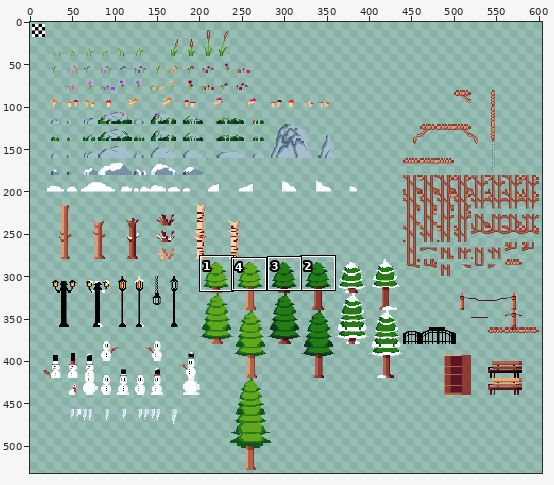
Edited in one commit: sprite sheet (Goose with a Scarf/tilesets/tlsDeco16/output_tileset.png). The picture above shows the old version from afar; the outline marks the close-up.
Close-up. Before:
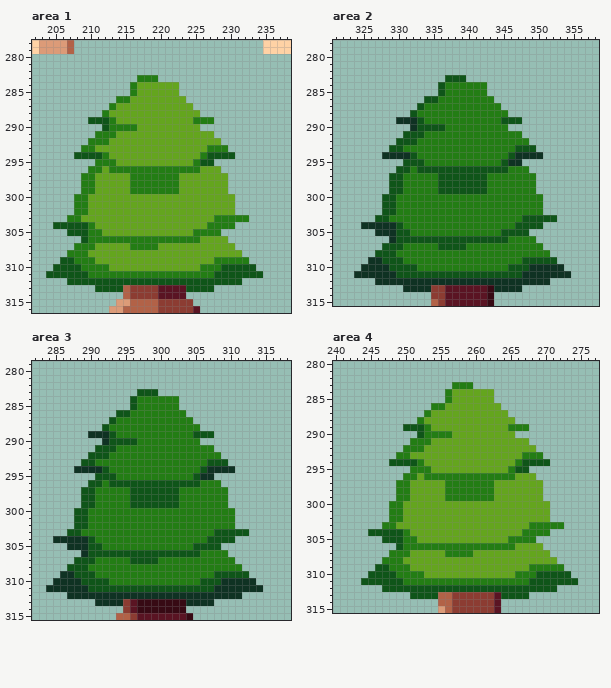
The file is 620x620 pixels. Shown: area 1: x 202..238, y 278..316; area 2: x 321..358, y 278..315; area 3: x 282..318, y 279..315; area 4: x 240..277, y 280..315. The wide view leaves out empty margins. The commit also changed other parts of the picture, which this record leaves out.
And afterwards:
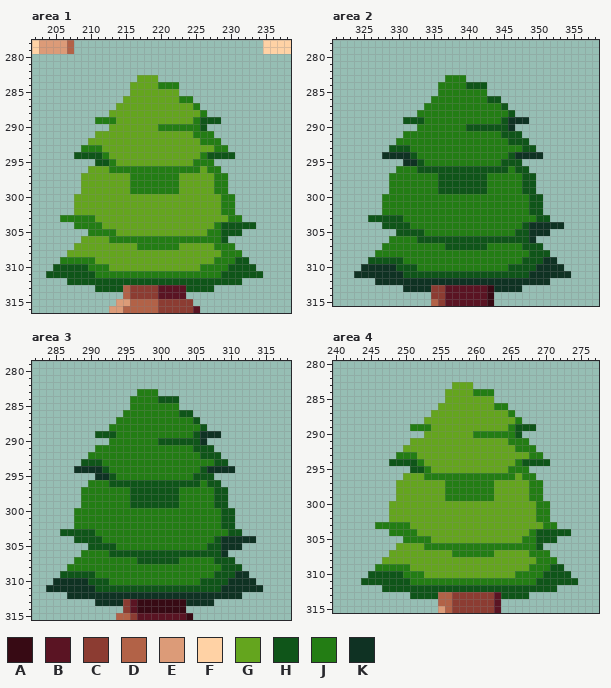
Palette (. is transparent): A #370a14  B #5a1423  C #8c3c32  D #b26247  E #dc9b78  F #ffd2a5  G #64a51e  H #0f5519  J #237d14  K #0f3223
What changed:
Changed rows in their new state; - is an unchanged pixel.
Area 1:
first column x 205:
283 ------------GGG--------------
284 -----------G---JJJ-----------
285 -----------G-----------------
286 ---------.G-------JJ---------
287 --------.-----------J--------
288 -------.-------------J-------
289 -----.JJ-------------HHH-----
290 -------.GGGG---JJJJJJH-------
291 ------GGG-----------JJJ------
292 -----GGG-------------JJJ-----
293 ------J---------------G------
295 ------HH-------------JJ------
296 -----GG---------------JJ-----
297 ----GG-----------------JJ----
298 ----GG-----------------JJ----
299 ----GG-----------------JJ----
300 ---GG-------------------JJ---
301 ---GG-------------------JJ---
302 ---GG-------------------JJ---
303 -J--JJ-----------------GG--.-
304 ...JJ-J---------------G-HHHHH
305 --...--JJ-----------GG--HHH--
306 ----GGGG-------------JJJH----
307 ---GGG-----G---JJJ-----JJJ---
308 --GGG-------------------JJJ--
309 -JJ-----------------------HH-
310 ----H-------------------J----
311 -----H-----------------J-----
Area 2:
first column x 325:
283 ------------JJJ--------------
284 -----------J---HHH-----------
285 -----------J-----------------
286 ---------.J-------HH---------
287 --------.-----------H--------
288 -------.-------------H-------
289 -----.HH-------------KKK-----
290 -------.JJJJ---HHHHHHK-------
291 ------JJJ-----------HHH------
292 -----JJJ-------------HHH-----
293 ------H---------------J------
295 ------KK-------------HH------
296 -----JJ---------------HH-----
297 ----JJ-----------------HH----
298 ----JJ-----------------HH----
299 ----JJ-----------------HH----
300 ---JJ-------------------HH---
301 ---JJ-------------------HH---
302 ---JJ-------------------HH---
303 -H--HH-----------------JJ--.-
304 ...HH-H---------------J-KKKKK
305 --...--HH-----------JJ--KKK--
306 ----JJJJ-------------HHHK----
307 ---JJJ-----J---HHH-----HHH---
308 --JJJ-------------------HHH--
309 -HH-----------------------KK-
310 ----K-------------------H----
311 -----K-----------------H-----
Area 3:
first column x 285:
283 ------------JJJ--------------
284 -----------J---HHH-----------
285 -----------J-----------------
286 ---------.J-------HH---------
287 --------.-----------H--------
288 -------.-------------H-------
289 -----.HH-------------KKK-----
290 -------.JJJJ---HHHHHHK-------
291 ------JJJ-----------HHH------
292 -----JJJ-------------HHH-----
293 ------H---------------J------
295 ------KK-------------HH------
296 -----JJ---------------HH-----
297 ----JJ-----------------HH----
298 ----JJ-----------------HH----
299 ----JJ-----------------HH----
300 ---JJ-------------------HH---
301 ---JJ-------------------HH---
302 ---JJ-------------------HH---
303 -H--HH-----------------JJ--.-
304 ...HH-H---------------J-KKKKK
305 --...--HH-----------JJ--KKK--
306 ----JJJJ-------------HHHK----
307 ---JJJ-----J---HHH-----HHH---
308 --JJJ-------------------HHH--
309 -HH-----------------------KK-
310 ----K-------------------H----
311 -----K-----------------H-----
Area 4:
first column x 245:
283 ------------GGG--------------
284 -----------G---JJJ-----------
285 -----------G-----------------
286 ---------.G-------JJ---------
287 --------.-----------J--------
288 -------.-------------J-------
289 -----.JJ-------------HHH-----
290 -------.GGGG---JJJJJJH-------
291 ------GGG-----------JJJ------
292 -----GGG-------------JJJ-----
293 ------J---------------G------
295 ------HH-------------JJ------
296 -----GG---------------JJ-----
297 ----GG-----------------JJ----
298 ----GG-----------------JJ----
299 ----GG-----------------JJ----
300 ---GG-------------------JJ---
301 ---GG-------------------JJ---
302 ---GG-------------------JJ---
303 -J--JJ-----------------GG--.-
304 ...JJ-J---------------G-HHHHH
305 --...--JJ-----------GG--HHH--
306 ----GGGG-------------JJJH----
307 ---GGG-----G---JJJ-----JJJ---
308 --GGG-------------------JJJ--
309 -JJ-----------------------HH-
310 ----H-------------------J----
311 -----H-----------------J-----
